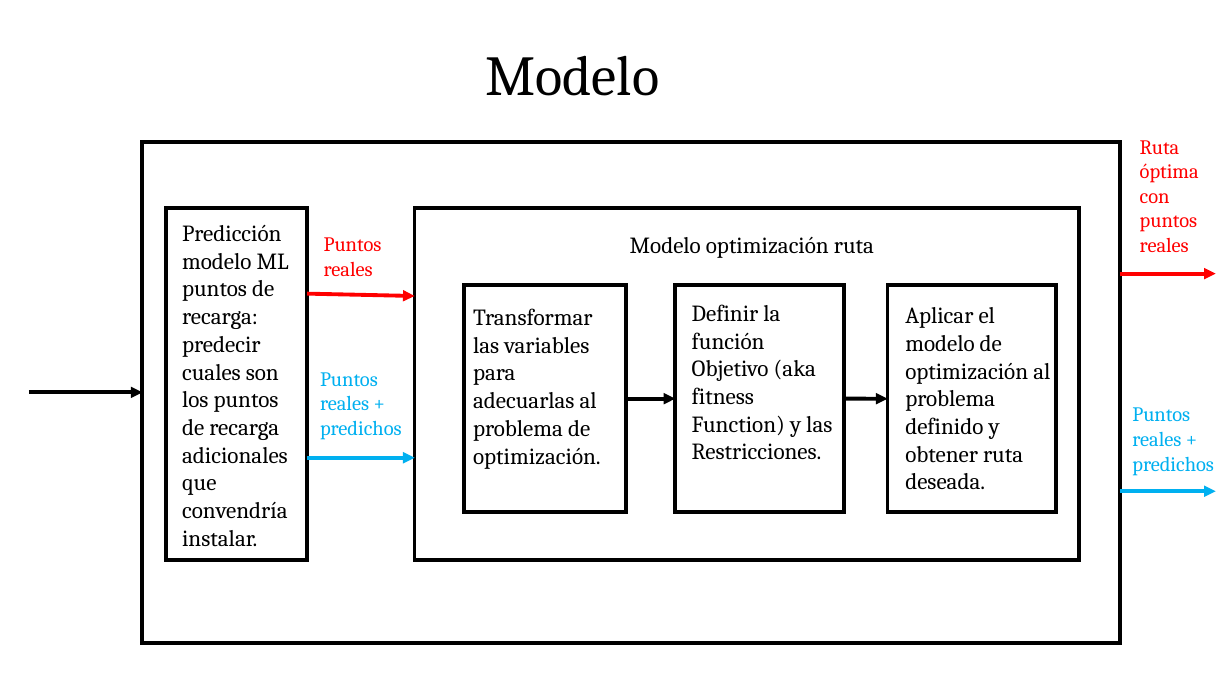
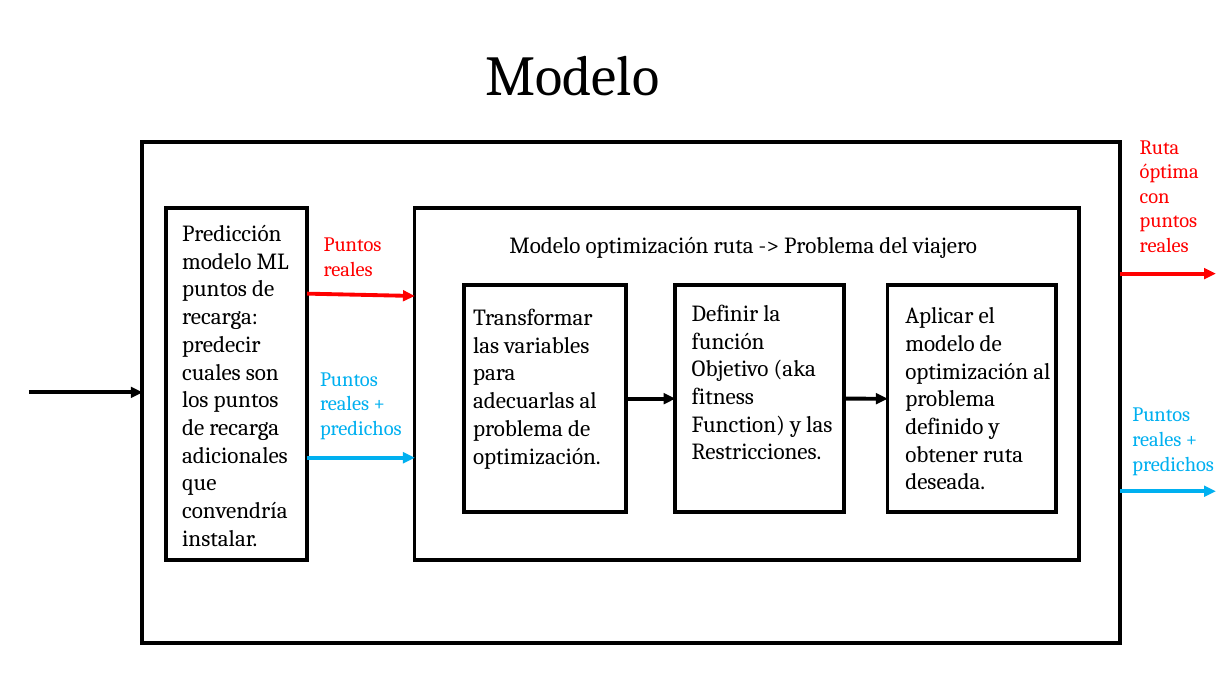
Before and after one commit to luciatomainodelacr/TFM, a slide deck: slide 4 of Documentacion/Diseño funcional y modelos.pptx. Drawn at 1232x693 pixels with LibreOffice and Linux fonts; fonts in the diff are those of the drawing. Boxes give left, top, right and bottom in pixels: in the first picture for what was removed or moved away, otherwise in the second. Text is boxed around its words. In the diff, an @@ line names an element or a change of style, - is before the commit and + after.

```diff
--- a/Documentacion/Diseño funcional y modelos.pptx
+++ b/Documentacion/Diseño funcional y modelos.pptx
@@ text at [509, 237, 977, 258]: text changed @@
-Modelo optimización ruta
+Modelo optimización ruta -> Problema del viajero
```
Also in this commit, not shown: 1 other slide changed, 2 other files.
